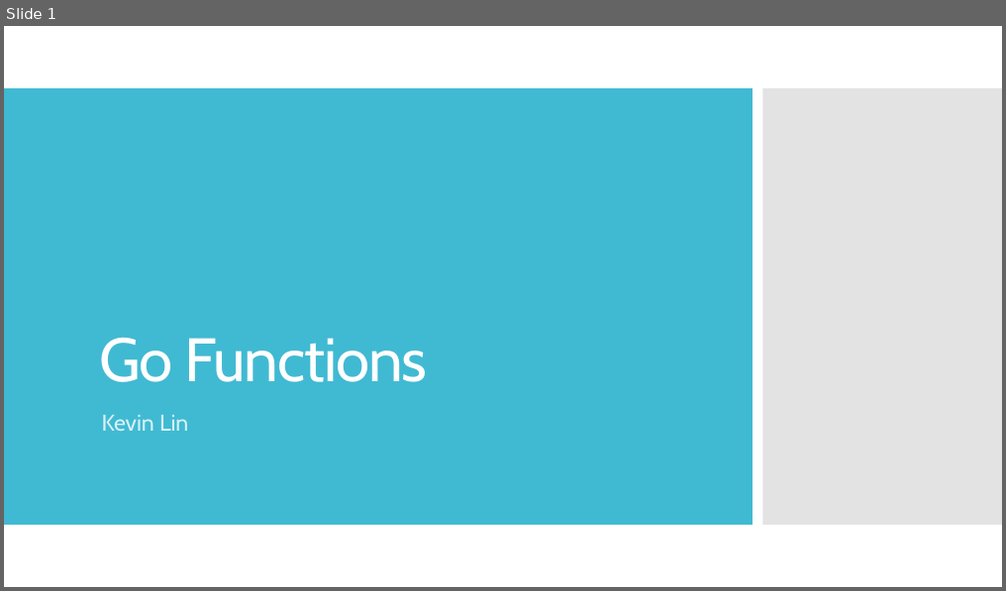
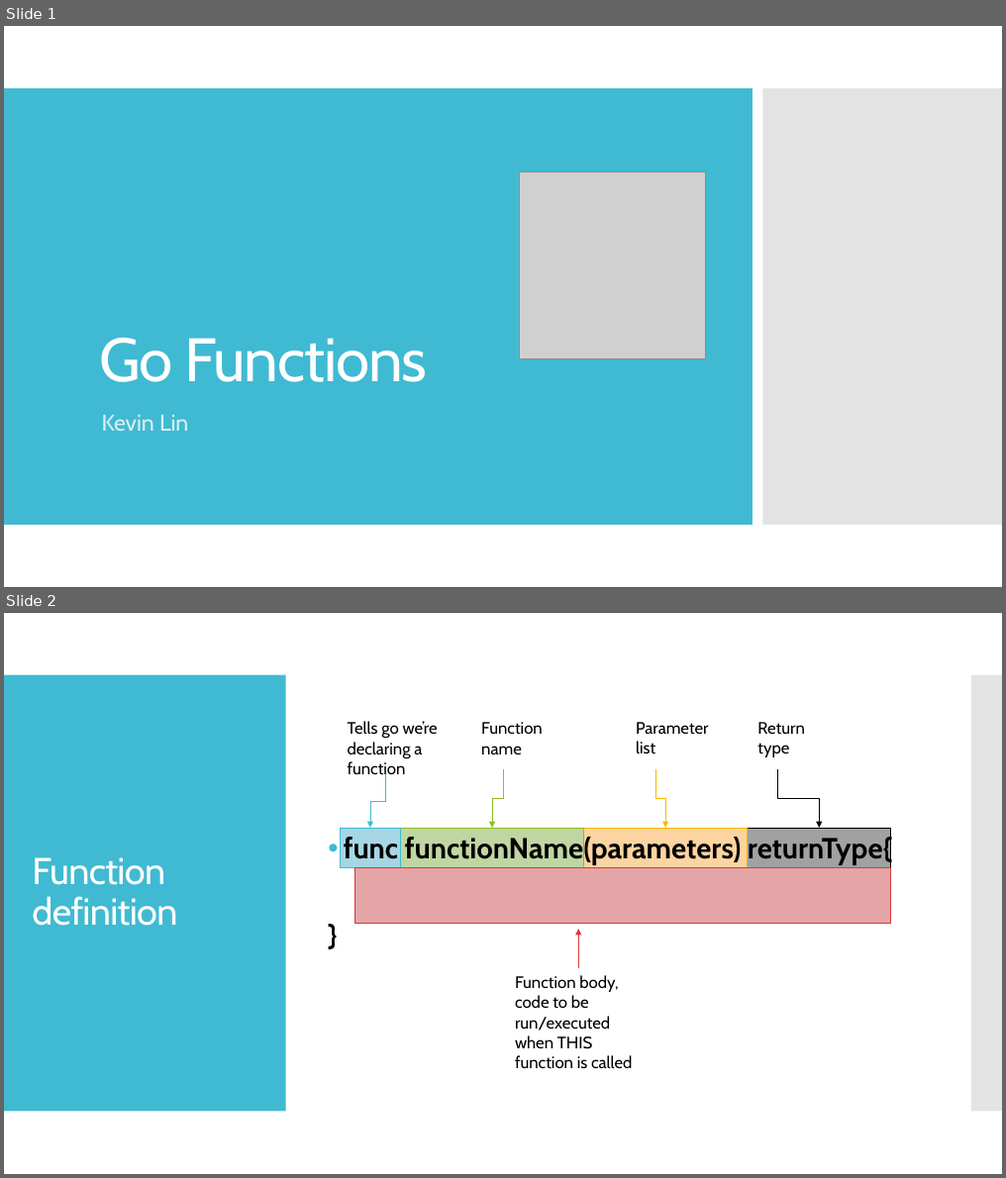
Before and after one commit to kevinlin47/Learn_Go, a slide deck: Functions/Go Functions.pptx. Shown one above the other, each under a label of ours: slide 1 before the commit, slides 1 and 2 after it. The pictures are 1006x591 and 1006x1178 pixels, drawn with LibreOffice and Linux fonts; fonts in the diff are those of the drawing; grey boxes stand for pictures. Boxes give left, top, right and bottom in pixels: in the first picture for what was removed or moved away, otherwise in the second. Text is boxed around its words. In the diff, an @@ line names an element or a change of style, - is before the commit and + after.

Commit message:
Add function definition slide

```diff
--- a/Functions/Go Functions.pptx
+++ b/Functions/Go Functions.pptx
@@ slide 2 added at box(4, 613, 1002, 1174), background #FFFFFF @@
@@ rectangle added at box(4, 675, 286, 1112), fill #40BAD2 @@
@@ rectangle added at box(971, 675, 1002, 1112), fill #C8C8C8 at 50% opacity @@
@@ text added at box(348, 721, 438, 778), 16 pt, text #000000 @@
+Tells go we’re declaring a function
@@ text added at box(481, 722, 543, 755), 16 pt, text #000000 @@
+Function name
@@ text added at box(636, 722, 708, 755), 16 pt, text #000000 @@
+Parameter list
@@ text added at box(757, 722, 805, 758), 16 pt, text #000000 @@
+Return type
@@ elbow arrow added from (386, 774) to (370, 828), #40BAD2 0.75 pt @@
@@ elbow arrow added from (503, 768) to (492, 828), #90BB23 0.75 pt @@
@@ elbow arrow added from (655, 768) to (665, 828), #FAB900 0.75 pt @@
@@ elbow arrow added from (778, 768) to (819, 828), #000000 0.75 pt @@
@@ rectangle added at box(341, 828, 401, 867), fill #A7D5E3, outline #40BAD2 0.75 pt @@
@@ text added at box(344, 834, 892, 865), 28 pt, text #000000, bold @@
+• func functionName(parameters) returnType{
+}
@@ rectangle added at box(401, 828, 584, 867), fill #C1D6A3, outline #90BB23 0.75 pt @@
@@ rectangle added at box(584, 828, 747, 867), fill #FCD5A2, outline #FAB900 0.75 pt @@
@@ rectangle added at box(747, 828, 891, 867), fill #A2A2A2, outline #000000 0.75 pt @@
@@ title added at box(32, 858, 177, 926), 36 pt, text #FFFFFF @@
+Function definition
@@ rectangle added at box(354, 867, 891, 924), fill #E5A6A6, outline #D5393D 0.75 pt @@
@@ arrow added from (579, 968) to (579, 929), #D5393D 0.75 pt @@
@@ text added at box(515, 975, 632, 1069), 16 pt, text #000000 @@
+Function body, code to be run/executed when THIS function is called
@@ slide 1 changed as well @@
@@ picture added at box(519, 172, 706, 360) @@
```
